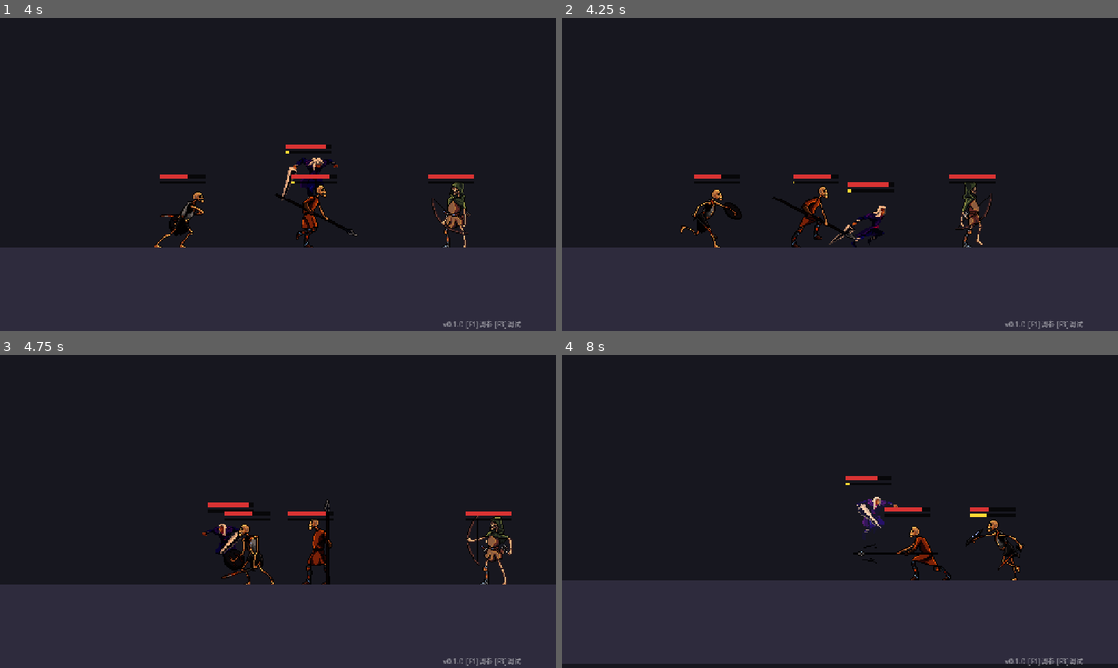
Above: before the commit, frames 1-4 (two rows, left to right).
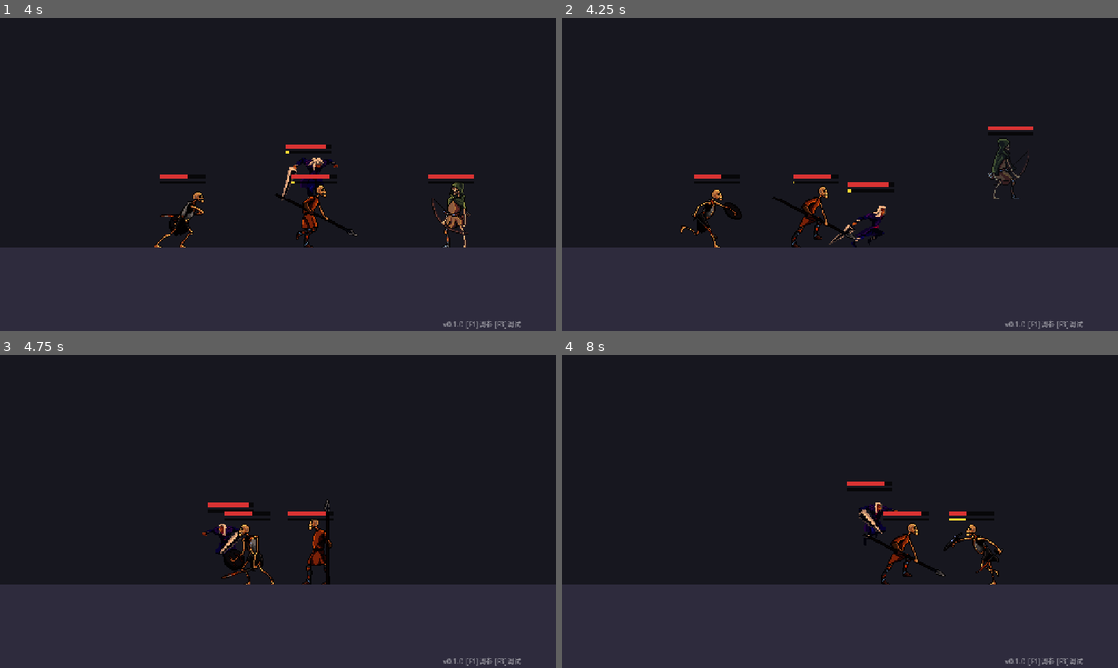
Above: after the commit, the same moments.

Repository: CyberpunkPsychosis/ai-game-engine
Game: Godot game, scene res://scenes/main.tscn
The game is run twice, just before and just after one commit, with the same random seed, the same clock (stepped at 60 frames per second) and the same inputs.
Inputs:
- Up to frame 1 (4 s): tap Enter at 0.5 s; hold D (move_right) 0.53-2.03 s; tap J (attack) at 0.6, 2.3, 2.85 s; tap Space (jump) at 0.77, 1.07, 1.52, 1.55, 1.82, 2.1, 3.02, 3.32, 3.77, 3.8 s; tap K (dash) at 0.8, 1.35, 3.05, 3.6 s; hold A (move_left) 2.03-2.78 s; hold D (move_right) from 2.78 s (still down)
- Up to frame 2 (4.25 s): keep holding D (move_right); tap Space (jump) at 4.07 s
- Up to frame 3 (4.75 s): release D (move_right) at 4.28 s; hold A (move_left) from 4.28 s (still down); tap L (special) at 4.35 s; tap Space (jump) at 4.52 s; tap J (attack) at 4.55 s
- Up to frame 4 (8 s): tap Space (jump) at 4.82, 6.02, 6.05, 6.32, 6.6, 6.77, 7.07, 7.52, 7.82 s; release A (move_left) at 5.03 s; hold D (move_right) 5.03-5.78 s; tap J (attack) at 5.1, 6.8, 7.35 s; tap K (dash) at 5.3, 5.85, 7.55 s; hold A (move_left) 5.78-7.28 s; hold D (move_right) from 7.28 s (still down)

Frame 1 is identical in both runs. In frame 2, 0.8% of the frame differs, in the area x 69-85%, y 34-74%; in frame 3, 0.6%; in frame 4, 5.2%, in the area x 0-100%, y 38-100%.

Commit message:
弓骷髅·逼近即后跃：玩家贴近(走/闪/跳)→向后跃开(起跳无敌帧)→落地立刻放箭；演示bot压制+接箭尖弹反，相机框双方

Diff:
--- a/scripts/skel_archer.gd
+++ b/scripts/skel_archer.gd
@@ -1,15 +1,19 @@
 extends Enemy
 class_name SkelArcher
-## 弓箭骷髅：远程风筝。保持距离射箭（箭可被弹反），玩家逼近就后撤。
-## 教"处理远程 / 拉近距离"。
+## 弓箭骷髅：远程风筝。玩家一逼近（不管是闪避还是跳近身）→ 向后跃开（带起跳无敌帧），
+## 落地一回到射程立刻放箭（箭可被弹反）。教"处理远程 / 逼近压制"。
 
 const A := "res://art/archer/"
-const SHOT_FRAME := 9     # shot 动画第几帧放箭
-const FLEE_RANGE := 110.0 # 玩家近于此 → 后撤
-const SHOOT_MAX := 340.0  # 进入此距离开始射
-const BOW_Y := -48.0      # 弓口高度（相对脚底）
+const SHOT_FRAME := 9       # shot 动画第几帧放箭
+const HOP_TRIGGER := 130.0  # 玩家近于此 → 向后跃开
+const HOP_SPEED := 300.0    # 后跃水平速度（比走位快得多，是"跳"不是"退"）
+const HOP_COOLDOWN := 0.5   # 两次后跃间隔
+const SHOOT_MAX := 340.0    # 进入此距离开始射
+const BOW_Y := -48.0        # 弓口高度（相对脚底）
 
 var _shot_fired := false
+var _hopping := false
+var _hop_cd := 0.0
 
 func _setup() -> void:
 	team = 1
@@ -18,6 +22,12 @@
 	body_size = Vector2(20, 56)
 	speed = 90.0
 	aggro_range = 560.0
+	# 后跃手感：起跳干脆、落得快，跃距≈一个身位多
+	jump_velocity = -360.0
+	gravity_up = 1500.0
+	gravity_down = 2000.0
+	anim_jump = "evasion"    # 腾空就放闪避动作 → 后跃看着像翻身跳
+	anim_fall = "evasion"
 	if sprite:
 		sprite.offset = Vector2(0, -62)
 		sprite.sprite_frames = SpriteSheet.build_from_strips({
@@ -33,6 +43,9 @@
 
 func _gather_intent(delta: float) -> void:
 	_cd = maxf(_cd - delta, 0.0)
+	_hop_cd = maxf(_hop_cd - delta, 0.0)
+	if _base_speed < 0.0:
+		_base_speed = speed
 	var pl := get_tree().get_first_node_in_group("player") as Node2D
 	if pl == null:
 		return
@@ -45,18 +58,57 @@
 			_fire_arrow()
 			_shot_fired = true
 		return
+
+	# 后跃中：空中持续往后冲、始终面向玩家好接着射；落地即结束
+	if _hopping:
+		facing = 1 if dx >= 0.0 else -1
+		speed = HOP_SPEED
+		move_dir = -signf(dx)
+		# 无敌帧只罩上升段（躲掉贴脸那一下），下落段恢复可被打
+		if velocity.y >= 0.0 and invulnerable:
+			invulnerable = false
+			if sprite:
+				sprite.modulate = Color.WHITE
+		if is_on_floor() and velocity.y >= 0.0:
+			_hopping = false
+			speed = _base_speed
+			_cd = minf(_cd, 0.04)    # 落地几乎立刻可射
+		return
+
 	facing = 1 if dx >= 0.0 else -1
 
-	if dist < FLEE_RANGE:
-		move_dir = -signf(dx)        # 太近 → 后撤
+	# 玩家逼近（含闪避/跳跃贴脸）→ 向后跃开
+	if dist < HOP_TRIGGER and _hop_cd <= 0.0 and is_on_floor():
+		_begin_hop(dx)
 		return
 	if dist > aggro_range:
 		return
 	if dist > SHOOT_MAX:
-		move_dir = signf(dx)         # 进入射程
+		move_dir = signf(dx)         # 太远 → 走近进射程
 		return
+	# 在射程内、冷却好 → 立刻放箭
 	if _cd <= 0.0 and _slot_free():
 		_begin_shot()
+
+func _begin_hop(dx: float) -> void:
+	_hopping = true
+	_hop_cd = HOP_COOLDOWN
+	facing = 1 if dx >= 0.0 else -1  # 跃走也面向玩家
+	want_jump = true                 # 交给基类的跳跃逻辑起跳
+	move_dir = -signf(dx)            # 朝玩家反方向跃
+	speed = HOP_SPEED
+	invulnerable = true              # 起跳带无敌帧，吃掉贴脸那一击
+	if sprite:
+		sprite.modulate = Color(0.7, 0.85, 1.0, 0.7)  # 蓝调=无敌
+		if sprite.sprite_frames and sprite.sprite_frames.has_animation("evasion"):
+			sprite.play("evasion")
+
+func flinch(push_dir: float) -> void:
+	super.flinch(push_dir)
+	_hopping = false                 # 被弹反 → 取消后跃状态
+	invulnerable = false
+	if sprite:
+		sprite.modulate = Color.WHITE
 
 func _begin_shot() -> void:
 	attacking = true
--- a/scripts/test_room.gd
+++ b/scripts/test_room.gd
@@ -74,8 +74,8 @@
 		_cam.position = Vector2(20.0, 150.0)    # 固定，框住 boss
 		_cam.zoom = Vector2(1.8, 1.8)
 	elif _archer_only:
-		_cam.position = Vector2(130.0, 150.0)   # 固定宽视角，看全箭的来回
-		_cam.zoom = Vector2(1.9, 1.9)
+		_cam.position = Vector2(130.0, 150.0)   # 跟"玩家+弓手"中点，看全追逐/后跃/箭的来回
+		_cam.zoom = Vector2(1.5, 1.5)
 	else:
 		_cam.position = Vector2(player.position.x, 150.0)
 		_cam.zoom = Vector2(2.4, 2.4)
@@ -174,8 +174,18 @@
 			get_tree().quit()
 			return
 		var arr := _incoming_arrow()
-		var parry_now := arr != null and absf(arr.global_position.x - player.global_position.x) < 120.0  # 提前弹(箭快了)，接箭尖
-		_demo_set("dash", parry_now)
+		if arr != null and absf(arr.global_position.x - player.global_position.x) < 120.0:
+			# 有箭飞来 → 站定接箭尖弹反
+			_demo_set("move_left", false)
+			_demo_set("move_right", false)
+			_demo_set("dash", true)        # 提前弹(箭快了)，接箭尖
+			return
+		_demo_set("dash", false)
+		# 没箭来 → 逼近弓手逼它后跃；但停在身位外(怪与怪不互相碰撞，贴太近会穿过去)
+		var dx := enemy.global_position.x - player.global_position.x
+		var approach := absf(dx) > 72.0
+		_demo_set("move_right", approach and dx > 0.0)
+		_demo_set("move_left", approach and dx < 0.0)
 		return
 
 	_demo_frames += 1
@@ -236,9 +246,13 @@
 		if _demo_frames > 1560:
 			get_tree().quit()
 		return
-	# 相机跟随玩家（水平）；弓箭手 demo 用固定宽视角
-	if _cam and is_instance_valid(player) and not _archer_only:
-		_cam.position.x = lerpf(_cam.position.x, player.global_position.x, clampf(delta * 6.0, 0.0, 1.0))
+	# 相机跟随：弓箭手 demo 框住"玩家+弓手"中点（追逐会跑动），其余跟玩家
+	if _cam and is_instance_valid(player):
+		if _archer_only and is_instance_valid(enemy):
+			var mid := (player.global_position.x + enemy.global_position.x) * 0.5
+			_cam.position.x = lerpf(_cam.position.x, mid, clampf(delta * 5.0, 0.0, 1.0))
+		elif not _archer_only:
+			_cam.position.x = lerpf(_cam.position.x, player.global_position.x, clampf(delta * 6.0, 0.0, 1.0))
 	if _shot_path == "":
 		return
 	if _hold != "":
